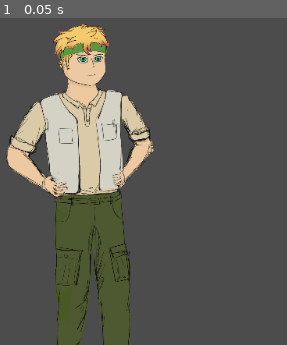
Above: before the commit, frame 1.
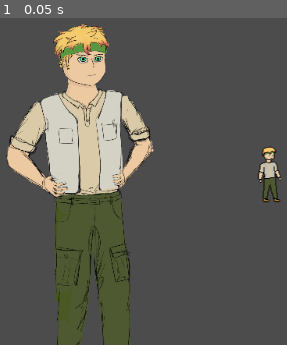
Above: after the commit, the same moment.

Repository: PipleCoard25/Project-Alan
Game: Godot game, scene res://Temp.tscn
The game is run twice, just before and just after one commit, with the same random seed, the same clock (stepped at 60 frames per second) and the same inputs. The project has no main scene, so this scene is started directly.
Inputs:
- Up to frame 1 (0.05 s): no input

The runs differ from the first frame. In frame 1, 0.8% of the frame differs, in the area x 89-98%, y 39-57%.

Commit message:
Update Temp.tscn

Diff:
--- a/The Game/Temp.tscn
+++ b/The Game/Temp.tscn
@@ -1,6 +1,7 @@
-[gd_scene load_steps=2 format=2]
+[gd_scene load_steps=3 format=2]
 
 [ext_resource path="res://Assets/MC.png" type="Texture" id=1]
+[ext_resource path="res://Assets/base.png" type="Texture" id=2]
 
 [node name="Node2D" type="Node2D"]
 
@@ -8,3 +9,8 @@
 position = Vector2( 235, 433 )
 scale = Vector2( 0.359, 0.338889 )
 texture = ExtResource( 1 )
+
+[node name="Base" type="Sprite" parent="."]
+position = Vector2( 455.5, 381 )
+scale = Vector2( 0.5, 0.5 )
+texture = ExtResource( 2 )
